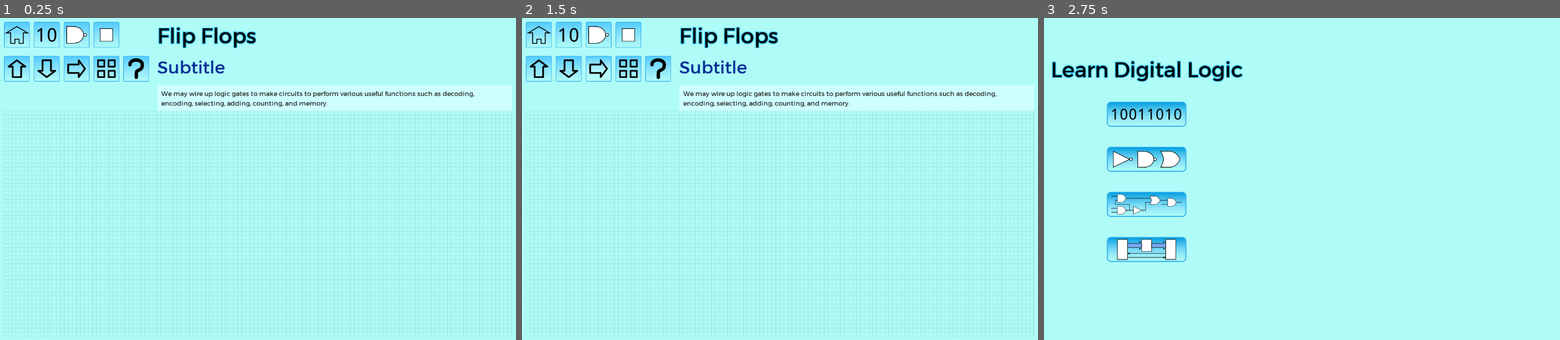
Above: before the commit, frames 1-3 (left to right).
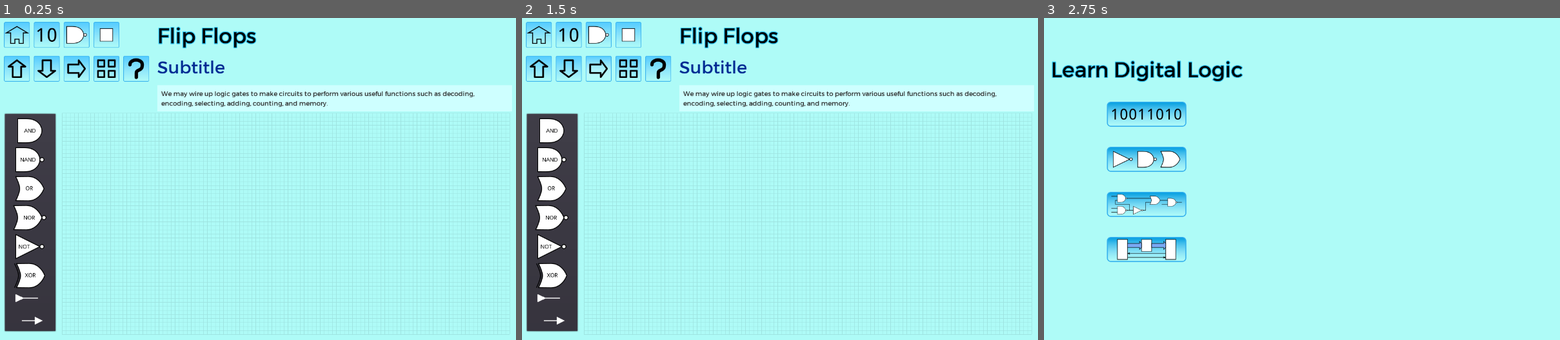
Above: after the commit, the same moments.

Repository: andrew-wilkes/digital-logic
Game: Godot game, scene res://Logic.tscn
Two runs of this game, one before a commit and one after it. Both use one fixed random seed, a clock stepped at 60 frames per second and the inputs below. This scene is started directly instead of the project's main scene.
Inputs (mouse positions are in pixels of both pictures, inside the frame that each line leads up to):
- Up to frame 1 (0.25 s): no input
- Up to frame 2 (1.5 s): click (599, 69) at 0.5 s; click (599, 69) at 1.25 s
- Up to frame 3 (2.75 s): click (1059, 34) at 2 s

The runs differ from the first frame. In frame 1, 7.4% of the frame differs, in the area x 0-100%, y 28-99%; in frame 2, 7.4%; in frame 3, nothing differs.

Commit message:
Separate PartsPicker and Circuit in Logic Scene

Diff:
--- a/game/Circuit.gd
+++ b/game/Circuit.gd
@@ -300,19 +300,21 @@
 		if pin.wires.size() > 0:
 			pin.wires[0].delete()
 
+
 func _draw():
 	# Align the circuit area to a point on the grid
-	rect_position = (rect_position / g.GRID_SIZE).floor() * g.GRID_SIZE
+	#rect_position = (rect_position / g.GRID_SIZE).floor() * g.GRID_SIZE + Vector2(1, 1)
 	# Get a rect_size aligning to grid cells so that we have solid edges
-	var r = (rect_size / g.GRID_SIZE).ceil() * g.GRID_SIZE
+	var r = (rect_size / g.GRID_SIZE).ceil()
+	var size = (r - Vector2(1, 1)) * g.GRID_SIZE
 	var c: Color = ProjectSettings.get_setting("rendering/environment/default_clear_color").darkened(0.1)
-	var x = 0
-	for i in r.x / g.GRID_SIZE + 1:
-		draw_line(Vector2(x, 0), Vector2(x, r.y), c, 1.0)
+	var x = 1
+	for i in r.x:
+		draw_line(Vector2(x, 0), Vector2(x, size.y), c, 1.0)
 		x += g.GRID_SIZE
 	var y = 0
-	for i in r.y / g.GRID_SIZE + 1:
-		draw_line(Vector2(0, y), Vector2(r.x, y), c, 1.0)
+	for i in r.y:
+		draw_line(Vector2(0, y), Vector2(size.x, y), c, 1.0)
 		y += g.GRID_SIZE
 
 
--- a/game/Circuit.tscn
+++ b/game/Circuit.tscn
@@ -8,9 +8,10 @@
 [sub_resource type="RectangleShape2D" id=1]
 extents = Vector2( 389.012, 291.426 )
 
-[node name="Circuit" type="Control"]
+[node name="Circuit" type="Container"]
 anchor_right = 1.0
 anchor_bottom = 1.0
+rect_clip_content = true
 mouse_filter = 2
 script = ExtResource( 2 )
 __meta__ = {
@@ -24,7 +25,7 @@
 [node name="Area2D" type="Area2D" parent="."]
 
 [node name="Shape" type="CollisionShape2D" parent="Area2D"]
-position = Vector2( 718.208, 377.305 )
+position = Vector2( 384, 291 )
 shape = SubResource( 1 )
 
 [node name="Dot" type="Sprite" parent="."]
--- a/game/Logic.gd
+++ b/game/Logic.gd
@@ -1,8 +1,12 @@
 extends MarginContainer
+
+onready var circuit = $VBox/HBox2/Circuit
 
 func _ready():
 	var menu = find_node("Menu")
 	menu.connect("button_pressed", self, "process_buttons")
+	# warning-ignore:return_value_discarded
+	$VBox/HBox2/PartsPicker.connect("picked", circuit, "part_picked")
 
 
 func process_buttons(action):
@@ -18,15 +22,15 @@
 
 
 func save_circuit():
-	$VBox/Circuit.request_to_save_scene()
+	circuit.request_to_save_scene()
 
 
 func load_circuit():
-	$VBox/Circuit.request_to_load_scene()
+	circuit.request_to_load_scene()
 
 
 func choose_circuit():
-	$VBox/Circuit.request_to_choose_circuit()
+	circuit.request_to_choose_circuit()
 
 
 func show_help():
--- a/game/Logic.tscn
+++ b/game/Logic.tscn
@@ -7,6 +7,7 @@
 [ext_resource path="res://Circuit.tscn" type="PackedScene" id=5]
 [ext_resource path="res://Buttons2.tscn" type="PackedScene" id=6]
 [ext_resource path="res://Logic.gd" type="Script" id=7]
+[ext_resource path="res://PartsPicker.tscn" type="PackedScene" id=8]
 
 [node name="Logic" type="MarginContainer"]
 anchor_right = 1.0
@@ -90,12 +91,25 @@
 margin_bottom = 294.0
 text = "We may wire up logic gates to make circuits to perform various useful functions such as decoding, encoding, selecting, adding, counting, and memory."
 
-[node name="Circuit" parent="VBox" instance=ExtResource( 5 )]
-anchor_right = 0.0
-anchor_bottom = 0.0
+[node name="HBox2" type="HBoxContainer" parent="VBox"]
 margin_top = 298.0
 margin_right = 1260.0
 margin_bottom = 780.0
+mouse_filter = 2
+size_flags_vertical = 3
+
+[node name="PartsPicker" parent="VBox/HBox2" instance=ExtResource( 8 )]
+anchor_bottom = 0.0
+margin_right = 100.0
+margin_bottom = 482.0
+rect_min_size = Vector2( 100, 300 )
+
+[node name="Circuit" parent="VBox/HBox2" instance=ExtResource( 5 )]
+anchor_right = 0.0
+anchor_bottom = 0.0
+margin_left = 104.0
+margin_right = 1260.0
+margin_bottom = 482.0
 size_flags_horizontal = 3
 size_flags_vertical = 3
 
--- a/game/PartsPicker.gd
+++ b/game/PartsPicker.gd
@@ -15,7 +15,9 @@
 		node.position = pos
 		node.connect("picked", self, "picked")
 		node.highlight_pin = false
-	$Panel.rect_size = Vector2(130, pos.y + V_MARGIN)
+	var r_size = Vector2(130, pos.y + V_MARGIN)
+	rect_min_size = r_size + Vector2(10, 0)
+	$Panel.rect_size = r_size
 
 
 func picked(node):
--- a/game/PartsPicker.tscn
+++ b/game/PartsPicker.tscn
@@ -2,14 +2,12 @@
 
 [ext_resource path="res://PartsPicker.gd" type="Script" id=1]
 
-[node name="PartsPicker" type="Control"]
-anchor_right = 1.0
+[node name="PartsPicker" type="Container"]
 anchor_bottom = 1.0
+margin_right = 14.0
 mouse_filter = 2
+size_flags_vertical = 3
 script = ExtResource( 1 )
-__meta__ = {
-"_edit_use_anchors_": false
-}
 
 [node name="Panel" type="PanelContainer" parent="."]
 margin_right = 14.0
Not shown: 1 places in game/Logic.tscn that only renumber resources
